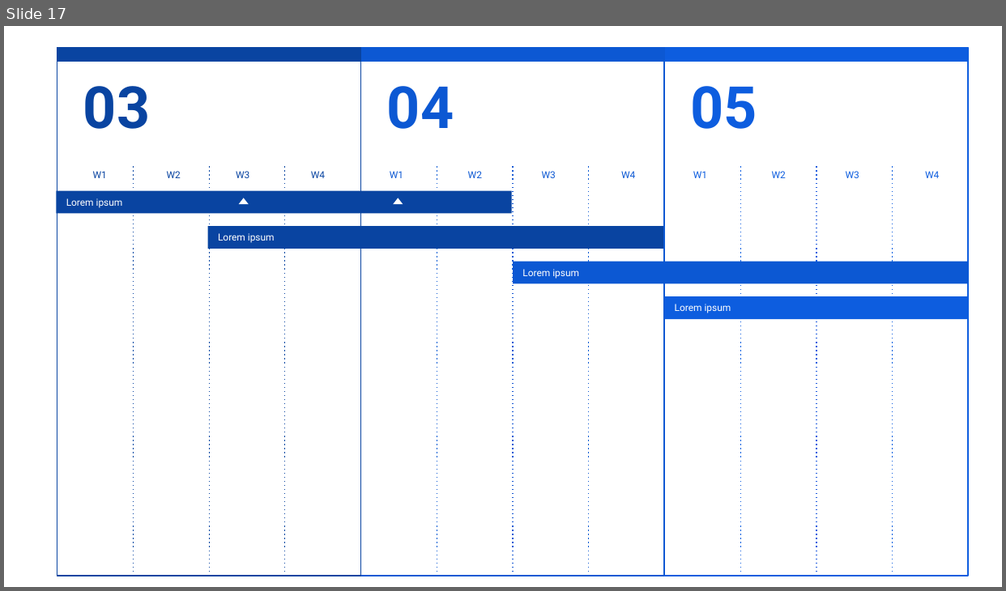
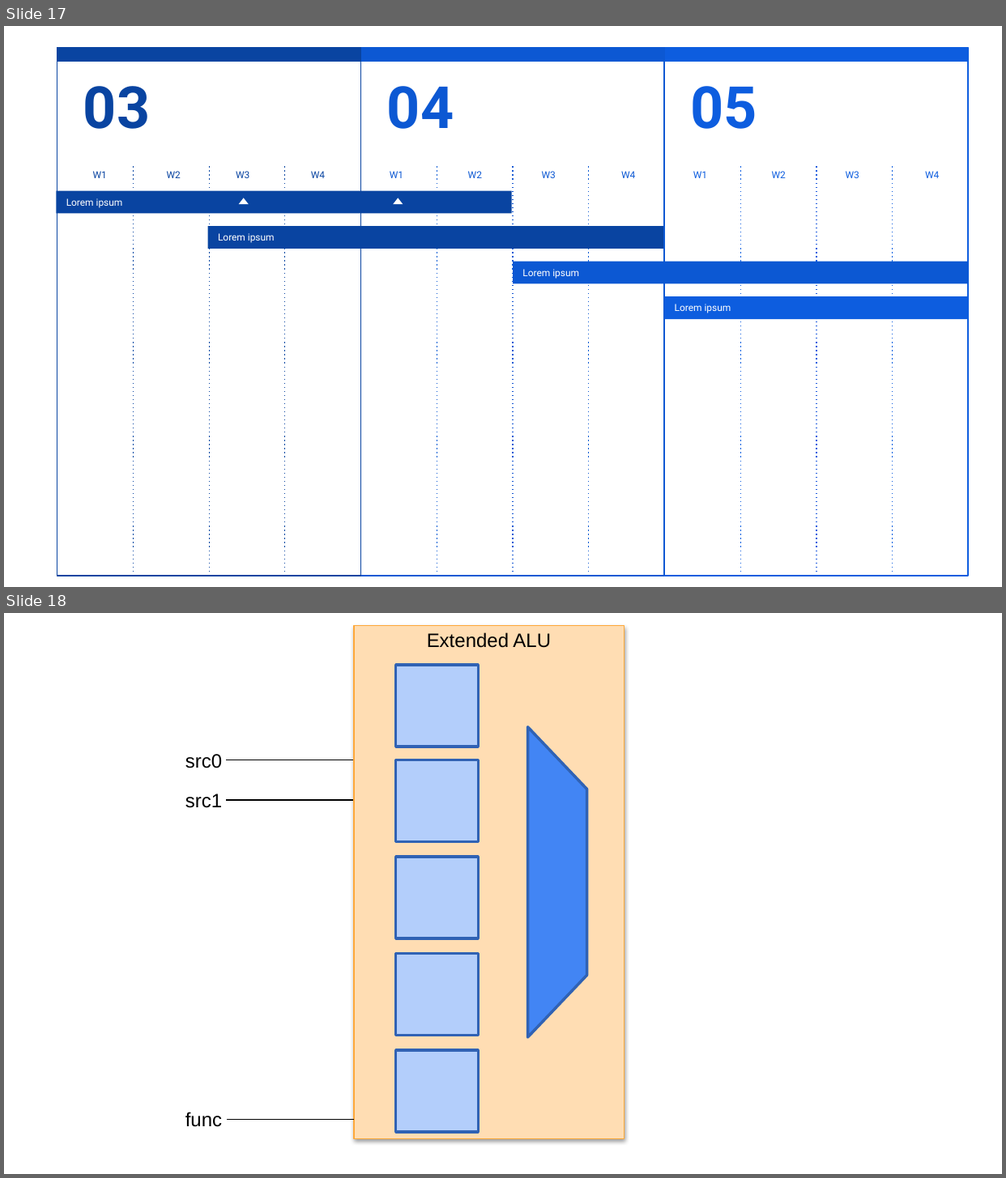
Before and after one commit to ShichenQiao/ECE554_SP23_FPGA_Handwriting_Recognition, a slide deck: Project/Specifications/block diagram.pptx. Shown one above the other, each under a label of ours: slide 17 before the commit, slides 17 and 18 after it. The pictures are 1006x591 and 1006x1178 pixels, drawn with LibreOffice and Linux fonts; fonts in the diff are those of the drawing. Boxes give left, top, right and bottom in pixels: in the first picture for what was removed or moved away, otherwise in the second. Text is boxed around its words. In the diff, an @@ line names an element or a change of style, - is before the commit and + after.

```diff
--- a/Project/Specifications/block diagram.pptx
+++ b/Project/Specifications/block diagram.pptx
@@ slide 18 added at (4,613,1002,1174), background #FFFFFF @@
@@ rectangle added at (354,626,624,1139), fill #FFDDB3, outline #FEA83A 0.75 pt @@
@@ text added at (427,632,551,648), 14 pt, text #000000 @@
+Extended ALU
@@ rectangle added at (396,665,479,747), fill #B3CEFB, outline #3162B5 2 pt @@
@@ flow chart manual operation added at (528,726,586,1037), fill #4285F4, outline #3162B5 2 pt @@
@@ text added at (185,754,222,769), 14 pt, text #000000 @@
+src0
@@ line added from (227, 760) to (353, 760), #000000 0.75 pt @@
@@ rectangle added at (396,760,479,841), fill #B3CEFB, outline #3162B5 2 pt @@
@@ text added at (185,794,222,808), 14 pt, text #000000 @@
+src1
@@ line added from (227, 799) to (353, 799), #000000 0.75 pt @@
@@ rectangle added at (396,857,479,939), fill #B3CEFB, outline #3162B5 2 pt @@
@@ rectangle added at (396,953,479,1035), fill #B3CEFB, outline #3162B5 2 pt @@
@@ rectangle added at (396,1051,479,1133), fill #B3CEFB, outline #3162B5 2 pt @@
@@ text added at (185,1112,222,1127), 14 pt, text #000000 @@
+func
@@ line added from (227, 1120) to (354, 1120), #000000 0.75 pt @@
```
Also in this commit, not shown: 4 slides changed, 1 other file.
